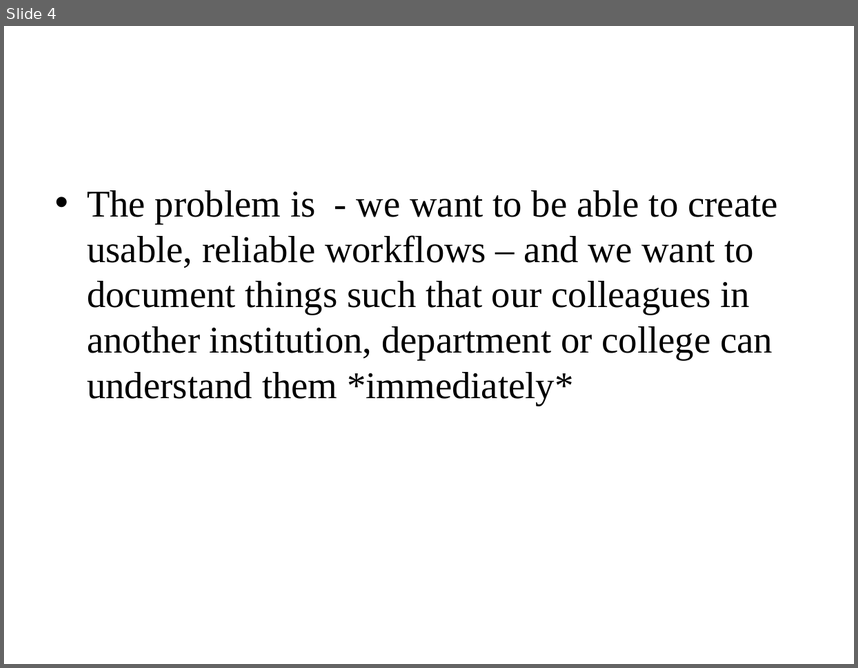
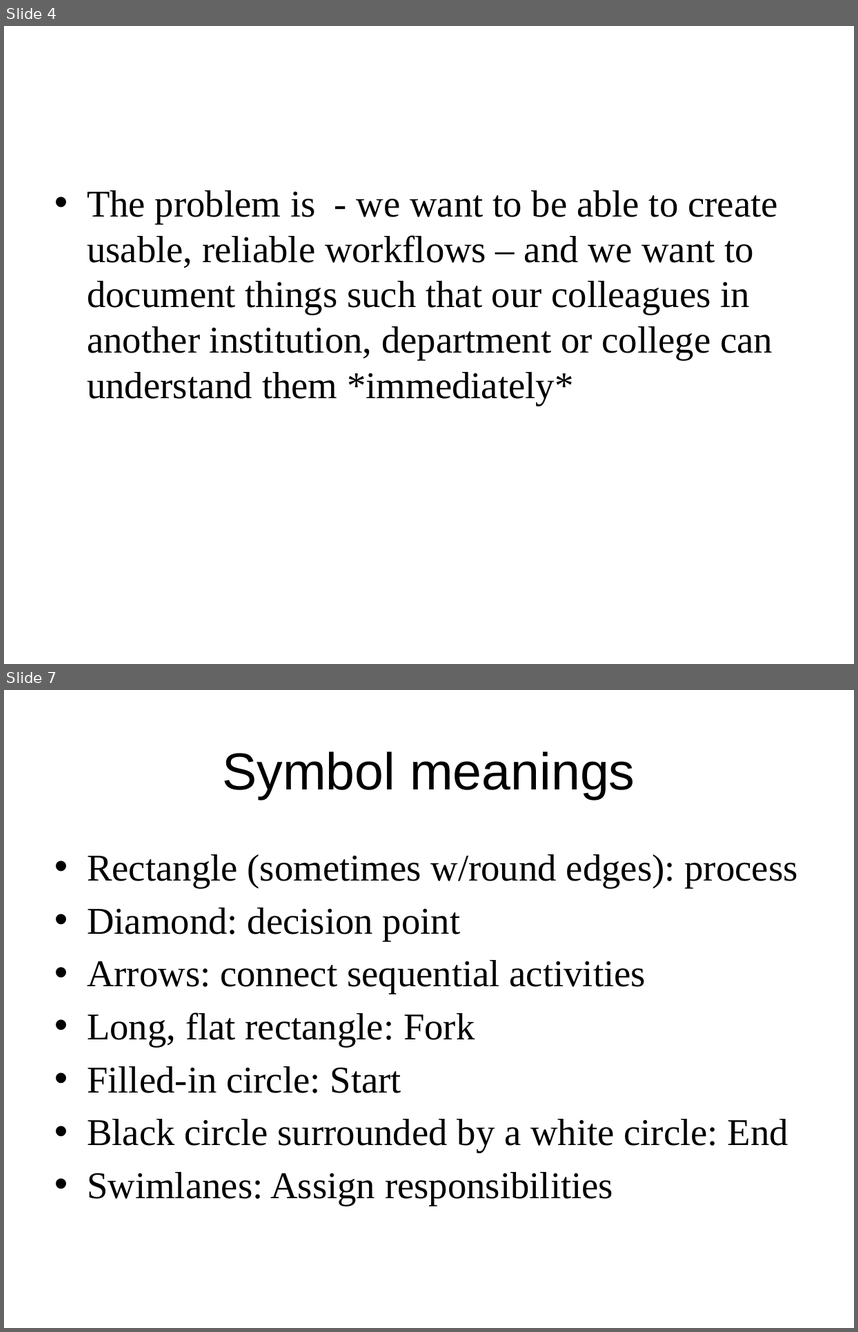
Before and after one commit to DataCurationWorkshop/HongKongCurationWorkshop, a slide deck: Day_3/Lab/Day_3_SystemsAnalysisForDataCuration.pptx. Shown one above the other, each under a label of ours: slide 4 before the commit, slides 4 and 7 after it; the slides between them are not shown. The pictures are 858x668 and 858x1332 pixels, drawn with LibreOffice and Linux fonts; fonts in the diff are those of the drawing; background and template pictures are left out. Boxes give left, top, right and bottom in pixels: in the first picture for what was removed or moved away, otherwise in the second. Text is boxed around its words. In the diff, an @@ line names an element or a change of style, - is before the commit and + after.

```diff
--- a/Day_3/Lab/Day_3_SystemsAnalysisForDataCuration.pptx
+++ b/Day_3/Lab/Day_3_SystemsAnalysisForDataCuration.pptx
@@ slide 7 added at (4, 690, 854, 1328), background #FFFFFF @@
@@ title added at (222, 751, 635, 799), 44 pt, text #000000 @@
+Symbol meanings
@@ text added at (87, 854, 797, 1205), 32 pt, text #000000 @@
+• Rectangle (sometimes w/round edges): process
+• Diamond: decision point
+• Arrows: connect sequential activities
+• Long, flat rectangle: Fork
+• Filled-in circle: Start
+• Black circle surrounded by a white circle: End
+• Swimlanes: Assign responsibilities
```
Also in this commit, not shown: 9 other slides added, 11 other files.
